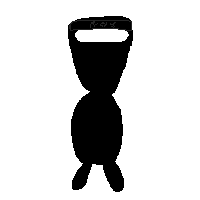
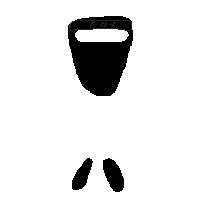
Revision of a layered (200, 200) image; what changed, layer by layer:
painted on "Background" over <box>71,92,123,165</box>
